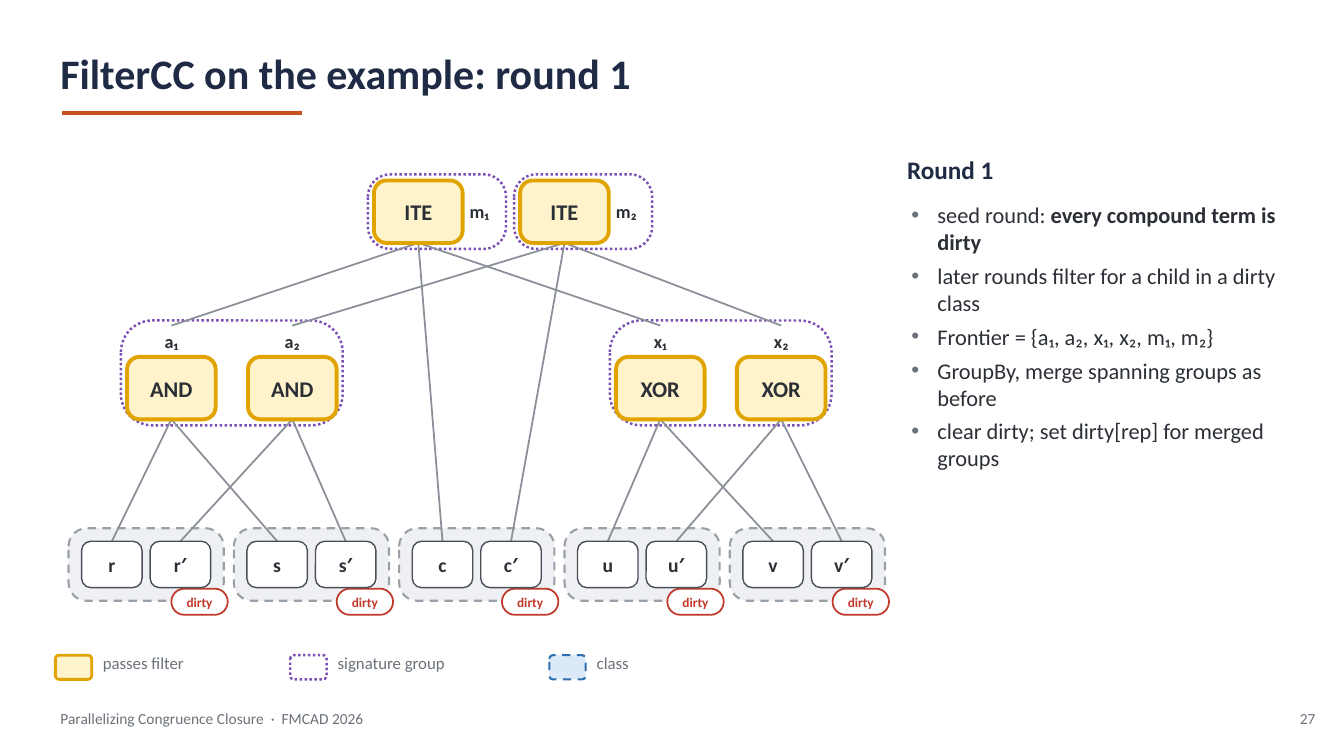
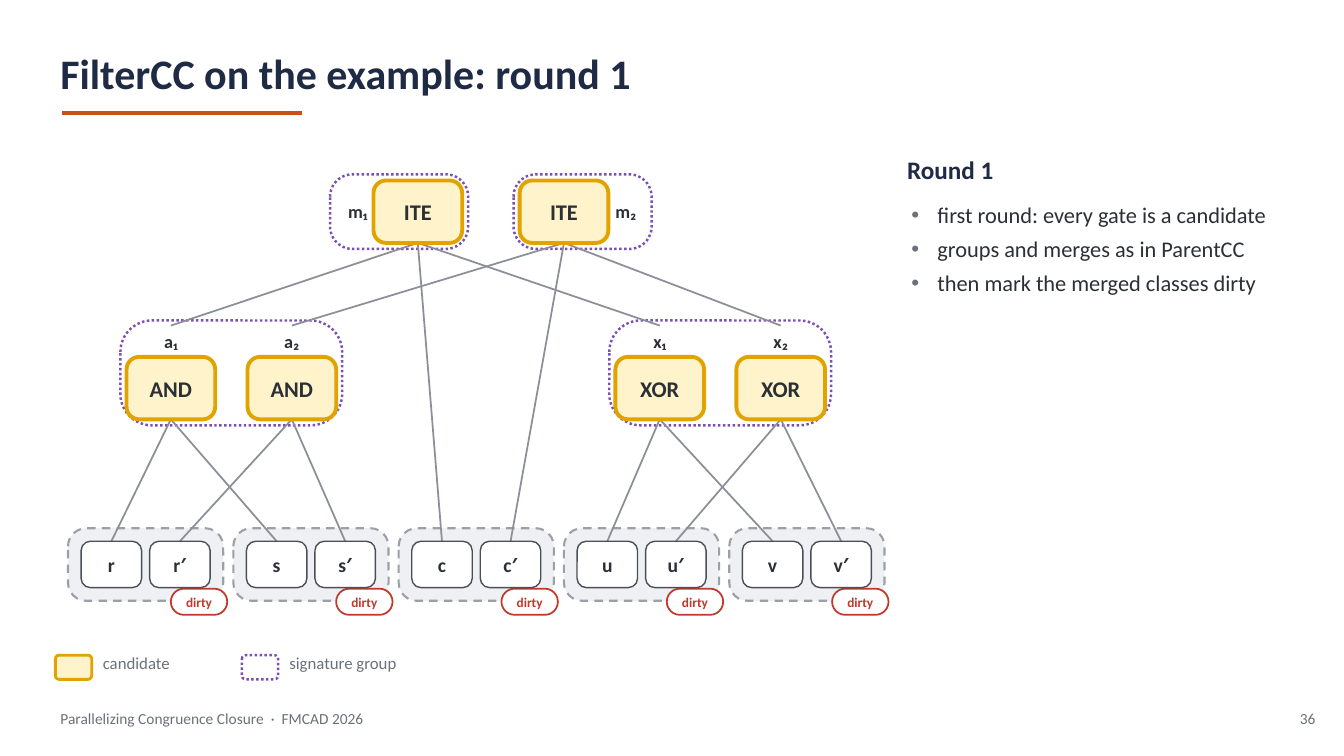
Before and after one commit to amarshah1/parallelcc-paper, a slide deck: slide 36 of slides/parallelcc-part1.pptx (slide 27 before the commit). Drawn at 1344x756 pixels with LibreOffice and Linux fonts; fonts in the diff are those of the drawing. Boxes give left, top, right and bottom in pixels: in the first picture for what was removed or moved away, otherwise in the second. Text is boxed around its words. In the diff, an @@ line names an element or a change of style, - is before the commit and + after.

```diff
--- a/slides/parallelcc-part1.pptx
+++ b/slides/parallelcc-part1.pptx
@@ rounded rectangle: place and size @@
-rounded rectangle at box(368, 174, 506, 249)
+rounded rectangle at box(330, 174, 468, 249)
@@ text "m₁": place and size @@
-text "m₁" at box(470, 209, 489, 220)
+text "m₁" at box(348, 209, 367, 220)
@@ text "m₁" at box(348, 209, 367, 220): alignment left to right @@
@@ text at box(937, 207, 1266, 295): text changed @@
-• seed round: every compound term is dirty
-• later rounds filter for a child in a dirty class
-• Frontier = {a₁, a₂, x₁, x₂, m₁, m₂}
-• GroupBy, merge spanning groups as before
-• clear dirty; set dirty[rep] for merged groups
+• first round: every gate is a candidate
+• groups and merges as in ParentCC
+• then mark the merged classes dirty
@@ text at box(103, 657, 170, 669): text changed @@
-passes filter
+candidate
@@ rounded rectangle: place and size @@
-rounded rectangle at box(290, 655, 327, 680)
+rounded rectangle at box(242, 655, 278, 680)
@@ text "signature group": place and size @@
-text "signature group" at box(338, 657, 445, 672)
+text "signature group" at box(289, 657, 396, 672)
@@ rounded rectangle removed at box(549, 655, 586, 680) @@
@@ text removed at box(597, 657, 629, 669) @@
-class
@@ text at box(1300, 713, 1316, 724): text changed @@
-27
+36
```
Also in this commit, not shown: 19 other slides changed, 13 slides added, 4 slides removed, 2 other files.
